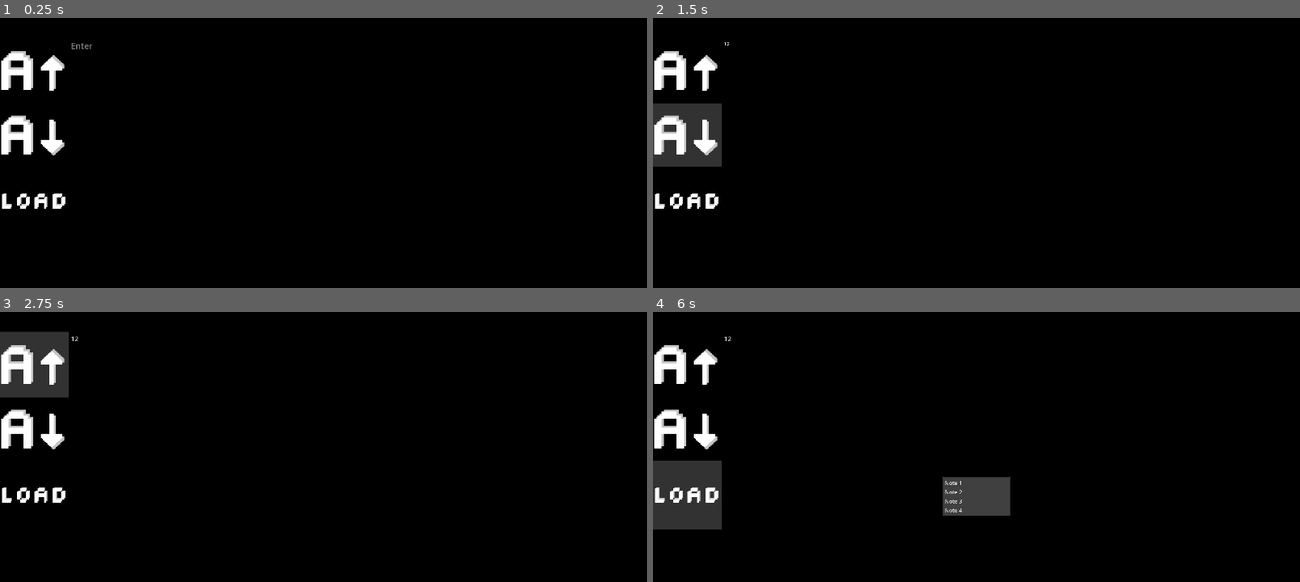
Above: before the commit, frames 1-4 (two rows, left to right).
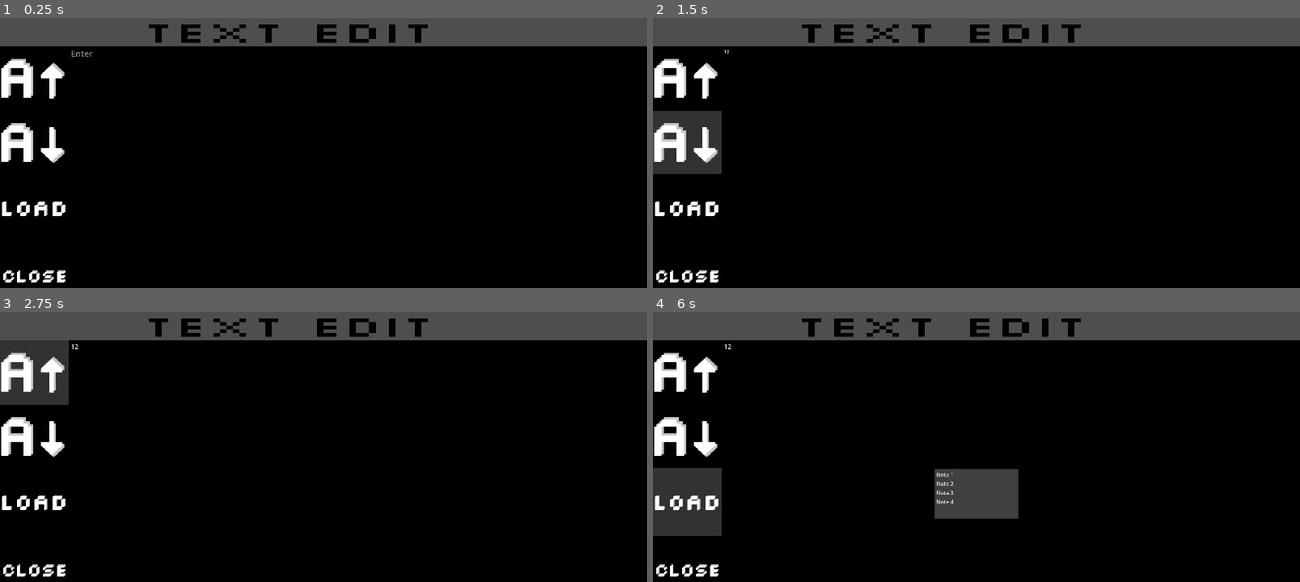
Above: after the commit, the same moments.

Repository: FireEntity1/textedit
Game: Godot game, scene res://Main.tscn
Two runs of this game, one before a commit and one after it. Both use one fixed random seed, a clock stepped at 60 frames per second and the inputs below.
Inputs (mouse positions are in pixels of both pictures, inside the frame that each line leads up to; where the layout moved, square brackets give the same spot in the first picture):
- Up to frame 1 (0.25 s): no input
- Up to frame 2 (1.5 s): click (1008, 209) at 0.52 s; type "12" at 0.6 s; click (685, 142) [685, 134] at 1.25 s
- Up to frame 3 (2.75 s): click (32, 371) [32, 363] at 2 s
- Up to frame 4 (6 s): click (685, 436) [685, 428] at 2.75 s; click (685, 371) [685, 363] at 3.5 s; click (685, 436) [685, 428] at 4.25 s; click (685, 371) [685, 363] at 5 s; click (685, 503) [685, 495] at 5.75 s

The runs differ from the first frame. In frame 1, 12% of the frame differs, in the area x 0-100%, y 0-99%; in frame 2, 12%; in frame 3, 12%; in frame 4, 13%.

Commit message:
All functions except for saving

Diff:
--- a/Main.gd
+++ b/Main.gd
@@ -8,12 +8,9 @@
 
 var currentNote = 1
 
-# Called when the node enters the scene tree for the first time.
 func _ready():
 	pass
 
-
-# Called every frame. 'delta' is the elapsed time since the previous frame.
 func _process(delta):
 	pass
 
@@ -24,7 +21,6 @@
 func _on_font_up_button_up():
 	fontSize += 5
 	$Editor.add_theme_font_size_override("font_size", fontSize)
-
 
 func _on_load_button_button_up():
 	$LoadMenu.show()
@@ -40,3 +36,6 @@
 		2 : $Editor.text = note2 ; currentNote = 2
 		3 : $Editor.text = note3 ; currentNote = 3
 		4 : $Editor.text = note4 ; currentNote = 4
+
+func _on_close_button_button_up():
+	get_tree().quit()
--- a/Main.tscn
+++ b/Main.tscn
@@ -10,7 +10,11 @@
 [ext_resource type="Texture2D" uid="uid://cblem3hewmbcq" path="res://Sprites/Load1.png" id="8_whbqv"]
 [ext_resource type="Texture2D" uid="uid://cfsmjxix7lxk5" path="res://Sprites/Load3.png" id="9_116ki"]
 [ext_resource type="Texture2D" uid="uid://dprbwpnwgpjoc" path="res://Sprites/Load2.png" id="10_641gg"]
+[ext_resource type="Texture2D" uid="uid://bc8jgdc8fyptb" path="res://Sprites/Close1.png" id="11_01mw2"]
 [ext_resource type="Script" path="res://Title.gd" id="11_pslkl"]
+[ext_resource type="Texture2D" uid="uid://ckr8ir8ios4gm" path="res://Sprites/Close2.png" id="12_c4mlm"]
+[ext_resource type="Texture2D" uid="uid://ji1eam37yxi5" path="res://Sprites/Close3.png" id="13_sp2q7"]
+[ext_resource type="Texture2D" uid="uid://b5nvx6ipxpegr" path="res://Sprites/Titlebar.png" id="15_u4s5c"]
 
 [sub_resource type="Theme" id="Theme_khwhp"]
 default_base_scale = 3.0
@@ -27,9 +31,9 @@
 
 [node name="FontDown" type="TextureButton" parent="."]
 layout_mode = 0
-offset_top = 250.0
+offset_top = 273.0
 offset_right = 204.0
-offset_bottom = 444.0
+offset_bottom = 467.0
 texture_normal = ExtResource("1_yhs7g")
 texture_pressed = ExtResource("2_fefvl")
 texture_hover = ExtResource("3_02u03")
@@ -38,7 +42,7 @@
 [node name="Editor" type="CodeEdit" parent="."]
 layout_mode = 0
 offset_left = 204.0
-offset_top = 59.0
+offset_top = 82.0
 offset_right = 1924.0
 offset_bottom = 1080.0
 theme = SubResource("Theme_khwhp")
@@ -50,9 +54,9 @@
 
 [node name="FontUp" type="TextureButton" parent="."]
 layout_mode = 0
-offset_top = 59.0
+offset_top = 82.0
 offset_right = 204.0
-offset_bottom = 253.0
+offset_bottom = 276.0
 texture_normal = ExtResource("2_80pbg")
 texture_pressed = ExtResource("3_bgmoy")
 texture_hover = ExtResource("4_5d0oo")
@@ -61,7 +65,7 @@
 [node name="LoadMenu" type="PopupMenu" parent="."]
 title = "Load"
 initial_position = 1
-size = Vector2i(200, 100)
+size = Vector2i(250, 150)
 item_count = 4
 item_0/text = "Note 1"
 item_0/id = 1
@@ -73,21 +77,42 @@
 item_3/id = 4
 
 [node name="LoadButton" type="TextureButton" parent="."]
-offset_top = 441.0
+layout_mode = 0
+offset_top = 464.0
 offset_right = 204.0
-offset_bottom = 645.0
+offset_bottom = 668.0
 texture_normal = ExtResource("8_whbqv")
 texture_pressed = ExtResource("9_116ki")
 texture_hover = ExtResource("10_641gg")
 stretch_mode = 4
 
+[node name="CloseButton" type="TextureButton" parent="."]
+layout_mode = 0
+offset_top = 664.0
+offset_right = 204.0
+offset_bottom = 868.0
+texture_normal = ExtResource("11_01mw2")
+texture_pressed = ExtResource("12_c4mlm")
+texture_hover = ExtResource("13_sp2q7")
+stretch_mode = 4
+
 [node name="Title" type="Control" parent="."]
 anchors_preset = 0
-offset_right = 1924.0
-offset_bottom = 58.0
+offset_left = -1.0
+offset_top = 4.0
+offset_right = 1923.0
+offset_bottom = 62.0
 script = ExtResource("11_pslkl")
+
+[node name="TitleBar" type="Sprite2D" parent="Title"]
+modulate = Color(0.305882, 0.305882, 0.305882, 1)
+position = Vector2(962, 26.4643)
+scale = Vector2(19.24, 10.7071)
+texture = ExtResource("15_u4s5c")
 
 [connection signal="button_up" from="FontDown" to="." method="_on_font_down_button_up"]
 [connection signal="button_up" from="FontUp" to="." method="_on_font_up_button_up"]
 [connection signal="id_pressed" from="LoadMenu" to="." method="_on_load_menu_id_pressed"]
 [connection signal="button_up" from="LoadButton" to="." method="_on_load_button_button_up"]
+[connection signal="button_up" from="CloseButton" to="." method="_on_close_button_button_up"]
+[connection signal="gui_input" from="Title" to="Title" method="_on_gui_input"]
--- a/Title.gd
+++ b/Title.gd
@@ -3,13 +3,14 @@
 var following = false
 var dragging_start_position = Vector2()
 
-func _on_TitleBar_gui_input(event):
-	if event is InputEventMouseButton:
-		if event.get_button_index() == 1:
-			following = !following
-			dragging_start_position = get_viewport().get_mouse_position()
 
 func _process(_delta):
 	if following:
-		var mouseNow := Vector2i(get_viewport().get_mouse_position())
-		get_window().position += mouseNow - dragging_start_position
+		get_window().position = get_window().position + Vector2i(get_global_mouse_position()) - Vector2i(dragging_start_position)
+
+
+
+func _on_gui_input(event):
+	if event is InputEventMouseButton:
+		following = !following
+		dragging_start_position = get_local_mouse_position()
Not shown: 1 places in Main.tscn that only renumber resources
Binary file added: Sprites/Close1.png
Not shown, added: Sprites/Close1.png.import
Binary file added: Sprites/Close2.png
Not shown, added: Sprites/Close2.png.import
Binary file added: Sprites/Close3.png
Not shown, added: Sprites/Close3.png.import
Binary file added: Sprites/Titlebar.png
Not shown, added: Sprites/Titlebar.png.import
